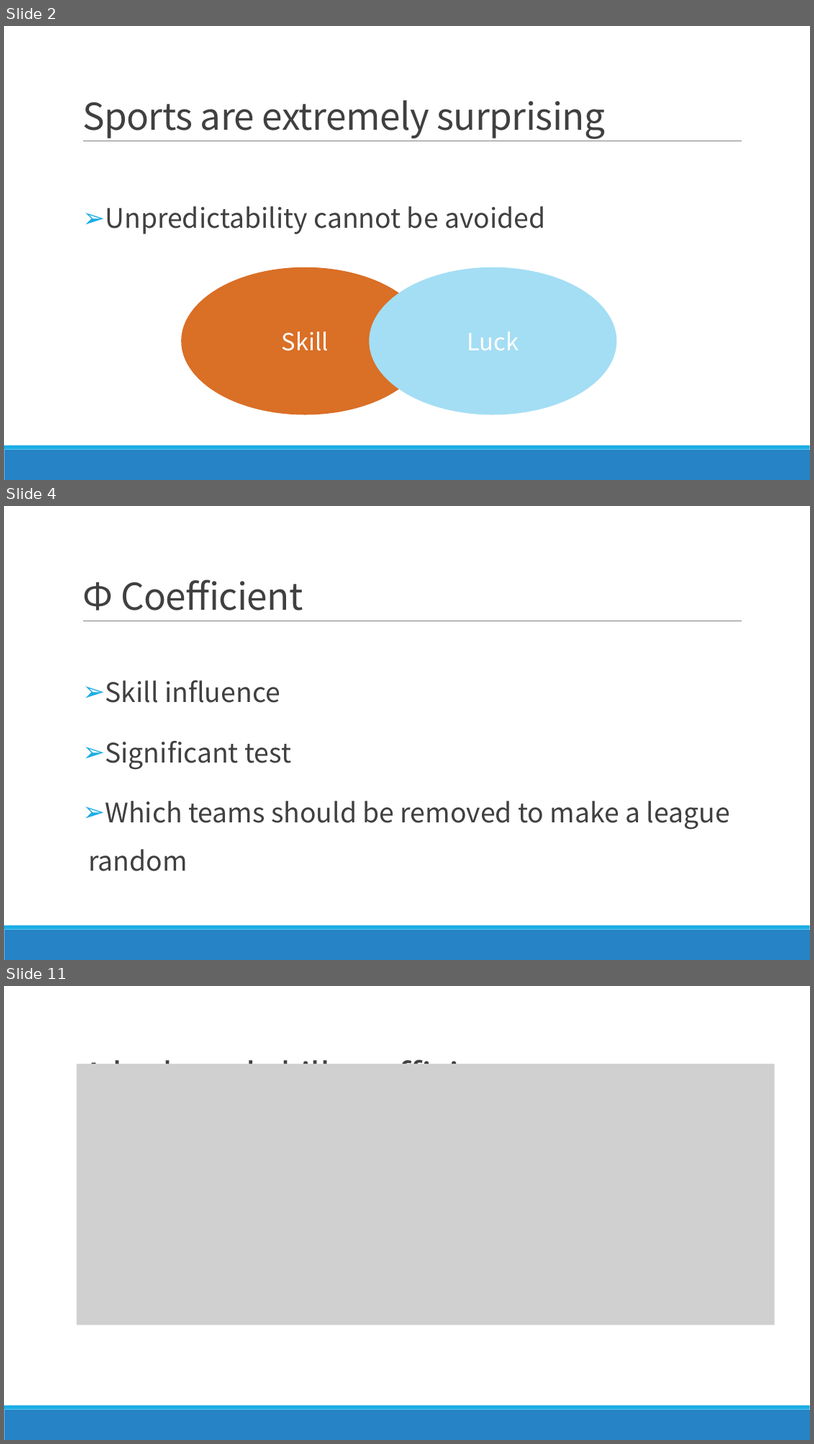
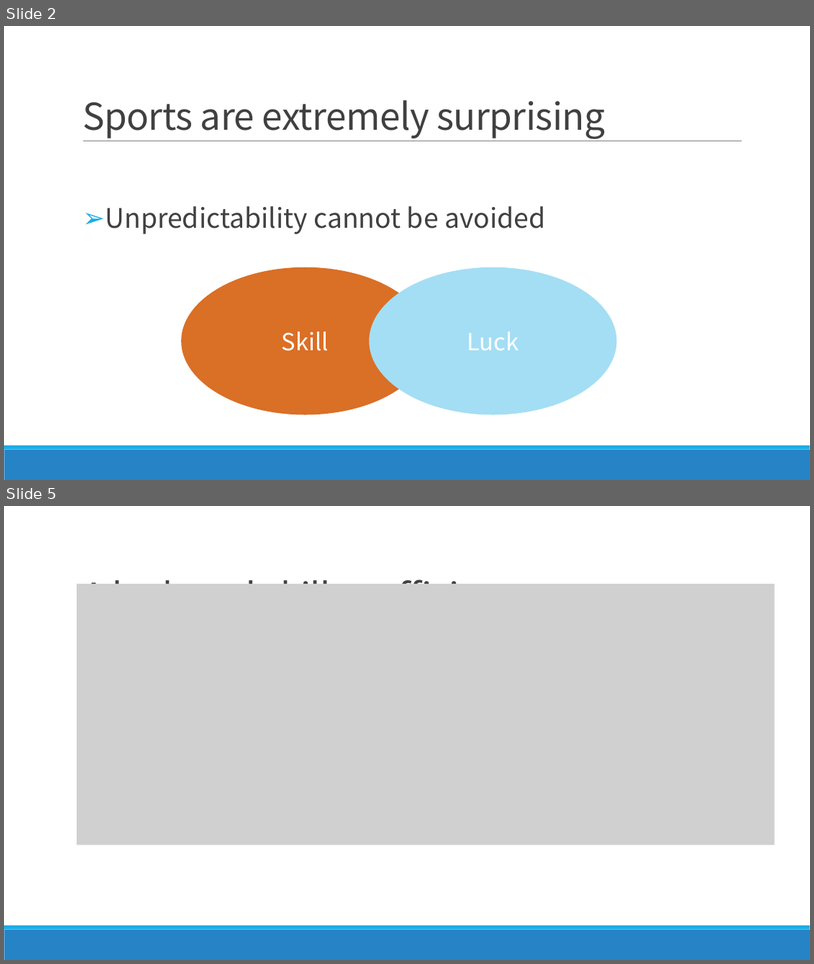
Before and after one commit to FindNorthStar/DataMining, a slide deck: homework_1/Luck is Hard to Beat The Difficulty of Sports Prediction.pptx. Shown one above the other, each under a label of ours: slides 2, 4 and 11 before the commit, slides 2 and 5 after it; the slides between them are not shown. The pictures are 814x1444 and 814x964 pixels, drawn with LibreOffice and Linux fonts; fonts in the diff are those of the drawing; grey boxes stand for pictures. Boxes give left, top, right and bottom in pixels: in the first picture for what was removed or moved away, otherwise in the second. Text is boxed around its words. In the diff, an @@ line names an element or a change of style, - is before the commit and + after.

```diff
--- a/homework_1/Luck is Hard to Beat The Difficulty of Sports Prediction.pptx
+++ b/homework_1/Luck is Hard to Beat The Difficulty of Sports Prediction.pptx
@@ slide 4 removed at (4,506,810,960), background #FFFFFF; not listed: 3 template elements that a slide beside it also shows @@
@@ title removed at (82,579,303,610) @@
-Ф Coefficient
@@ text removed at (88,680,730,871) @@
-➢ Skill influence
-➢ Significant test
-➢ Which teams should be removed to make a league random
@@ what was slide 11 is now slide 5 @@
```
Also in this commit, not shown: 23 slides changed, 2 other slides removed, 2 other files.
